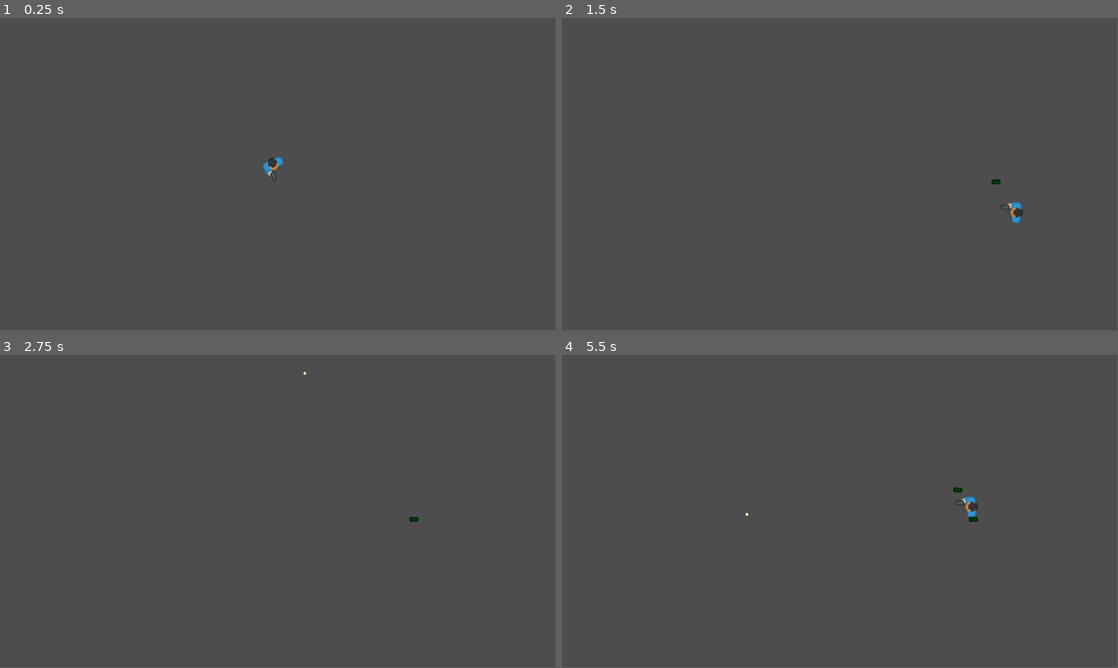
Above: before the commit, frames 1-4 (two rows, left to right).
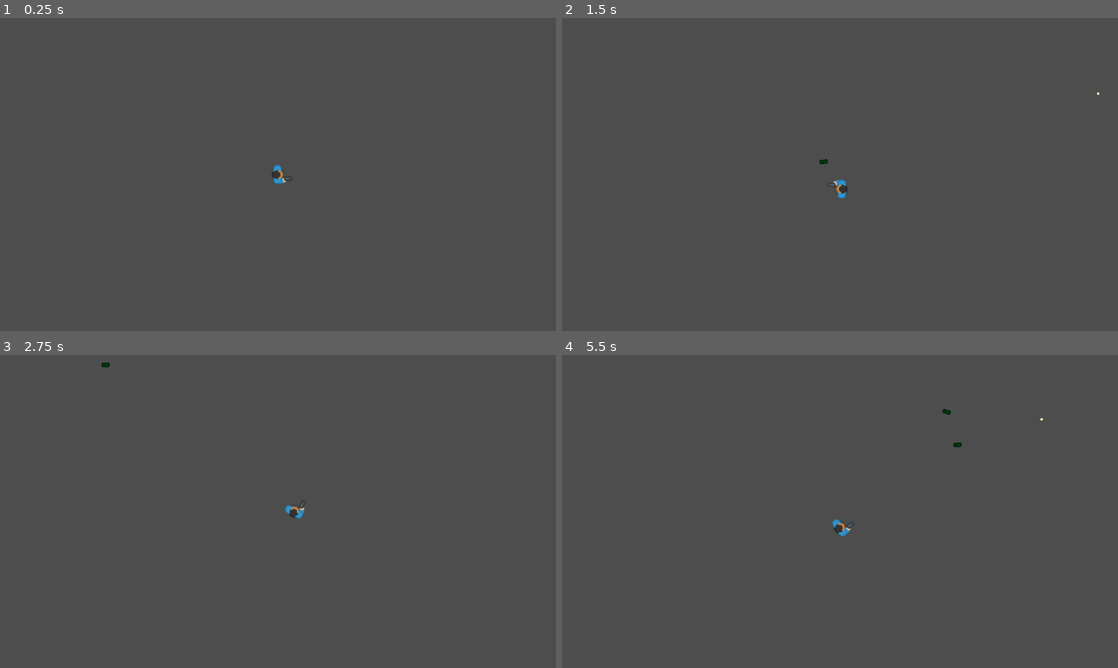
Above: after the commit, the same moments.

Repository: Suriya-K/godot_ultimate_2d_learning
Game: Godot game, scene res://scenes/levels/level.tscn
Same seed, same stepped clock (60 frames per second), same inputs: the game is played once before the commit and once after it.
Inputs (mouse positions are in pixels of both pictures, inside the frame that each line leads up to):
- Up to frame 1 (0.25 s): no input
- Up to frame 2 (1.5 s): tap Enter at 0.5 s; move the mouse to (962, 158) at 0.52 s; press the mouse at (962, 158) at 0.53 s; hold D (right) 0.53-1.28 s; move the mouse to (728, 190) at 1.27 s; release the mouse at (728, 190) at 1.28 s; hold S (down) from 1.28 s (still down); right-click (728, 190) at 1.35 s
- Up to frame 3 (2.75 s): move the mouse to (333, 442) at 2.02 s; release S (down) at 2.03 s; press the mouse at (333, 442) at 2.03 s; hold D (right) from 2.03 s (still down)
- Up to frame 4 (5.5 s): tap Space at 2.75 s; move the mouse to (812, 574) at 2.77 s; release D (right) at 2.78 s; release the mouse at (812, 574) at 2.78 s; hold W (up) 2.78-3.53 s; right-click (812, 574) at 2.85 s; move the mouse to (1006, 558) at 3.52 s; press the mouse at (1006, 558) at 3.53 s; hold A (left) 3.53-5.03 s; move the mouse to (673, 464) at 4.27 s; release the mouse at (673, 464) at 4.28 s; right-click (673, 464) at 4.35 s; move the mouse to (867, 511) at 5.02 s; press the mouse at (867, 511) at 5.03 s; hold S (down) from 5.03 s (still down)
In our replay, the window is 799x449 before the commit and 800x450 after it. These sizes can differ from the game's own. Grey fills any space a smaller window leaves; there, only what the larger window draws over its background counts as a difference.

The runs differ from the first frame. In frame 1, 0.2% of the frame differs, in the area x 47-53%, y 44-53%; in frame 2, 0.3%; in frame 3, 0.2%; in frame 4, 0.4%, in the area x 33-87%, y 17-58%.

Commit message:
learn basic camera is still useful for propsperties

Diff:
--- a/project.godot
+++ b/project.godot
@@ -15,6 +15,11 @@
 run/main_scene="res://scenes/levels/level.tscn"
 config/features=PackedStringArray("4.1", "GL Compatibility")
 config/icon="res://icon.svg"
+
+[display]
+
+window/size/viewport_width=1280
+window/size/viewport_height=720
 
 [input]
 
--- a/scenes/players/player.tscn
+++ b/scenes/players/player.tscn
@@ -31,5 +31,9 @@
 [node name="Marker2D3" type="Marker2D" parent="bullet_start_position"]
 position = Vector2(32, 14)
 
+[node name="Camera2D" type="Camera2D" parent="."]
+position_smoothing_enabled = true
+position_smoothing_speed = 11.0
+
 [connection signal="timeout" from="gun_timer" to="." method="_on_gun_timer_timeout"]
 [connection signal="timeout" from="grenade_timer" to="." method="_on_grenade_timer_timeout"]
